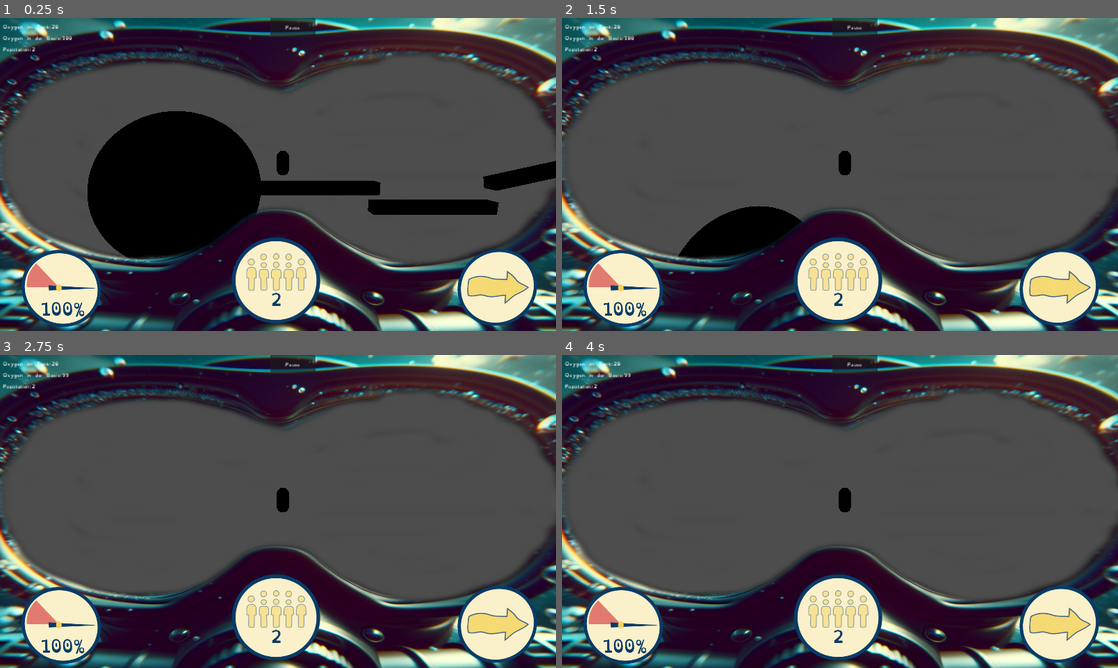
Above: before the commit, frames 1-4 (two rows, left to right).
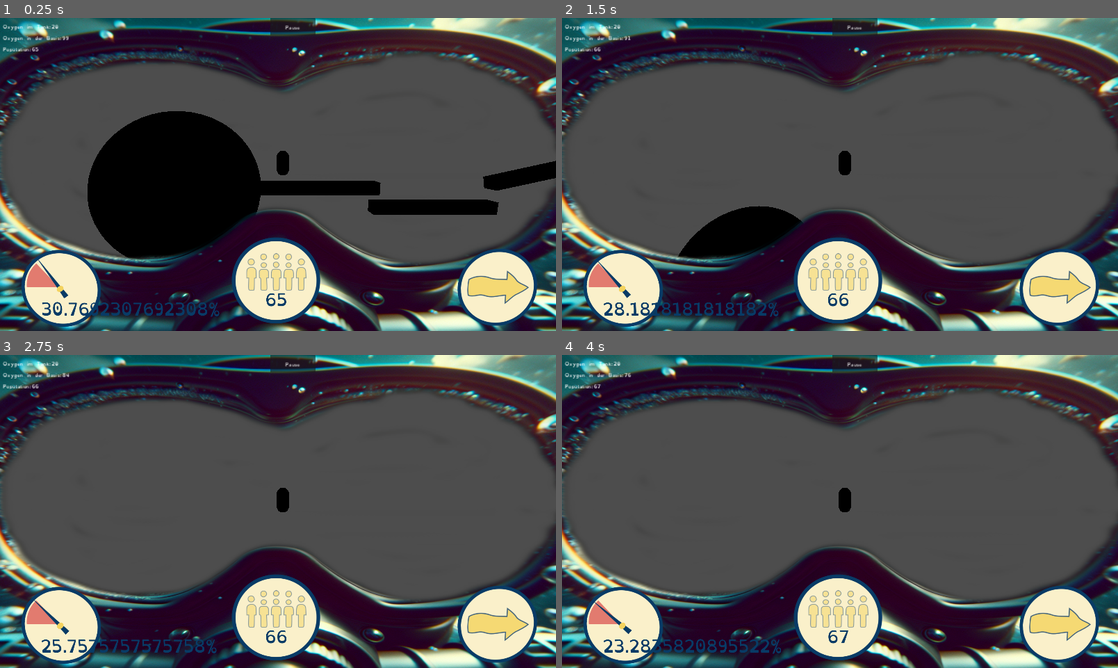
Above: after the commit, the same moments.

Repository: bastifpv/GGJ25
Game: Godot game, scene res://scenes/startsceneWithUI.tscn
Same seed, same stepped clock (60 frames per second), same inputs: the game is played once before the commit and once after it. This scene is started directly instead of the project's main scene.
Inputs:
- Up to frame 1 (0.25 s): no input
- Up to frame 2 (1.5 s): hold W (up) from 0.53 s (still down)
- Up to frame 3 (2.75 s): release W (up) at 2.03 s; hold A (left) from 2.03 s (still down)
- Up to frame 4 (4 s): release A (left) at 3.53 s; hold S (down) from 3.53 s (still down)

The runs differ from the first frame. In frame 1, 0.9% of the frame differs, in the area x 5-52%, y 5-96%; in frame 2, 0.8%; in frame 3, 0.8%; in frame 4, 0.8%.

Commit message:
Updated population growth algorithm

Diff:
--- a/scripts/oxylation.gd
+++ b/scripts/oxylation.gd
@@ -9,11 +9,14 @@
 var UIController
 var startTick
 
-var population = 2.0
+var population = 65.0
 var baseOxygen = 100
 var tankOxygen = 20
 
-var populationIncreaseFactor = 0.05
+var deadpeople = 0
+
+var time = 0
+var populationIncreaseFactor = 1.00793
 var oxygenConsumtionFactor = 0.0015
 
 # Called when the node enters the scene tree for the first time.
@@ -23,7 +26,8 @@
 
 # Called every frame. 'delta' is the elapsed time since the previous frame.
 func _process(delta: float) -> void:
-	population += population * populationIncreaseFactor * delta
+	time += delta
+	population = (65 * pow(populationIncreaseFactor, time)) - deadpeople
 	populationChange.emit(roundf(population))
 
 	baseOxygen -= population * oxygenConsumtionFactor
@@ -36,3 +40,6 @@
 		print("!!! GAME OVER !!!")
 
 	pass
+
+func anotherOneBitesTheDust(val):
+	deadpeople += val
